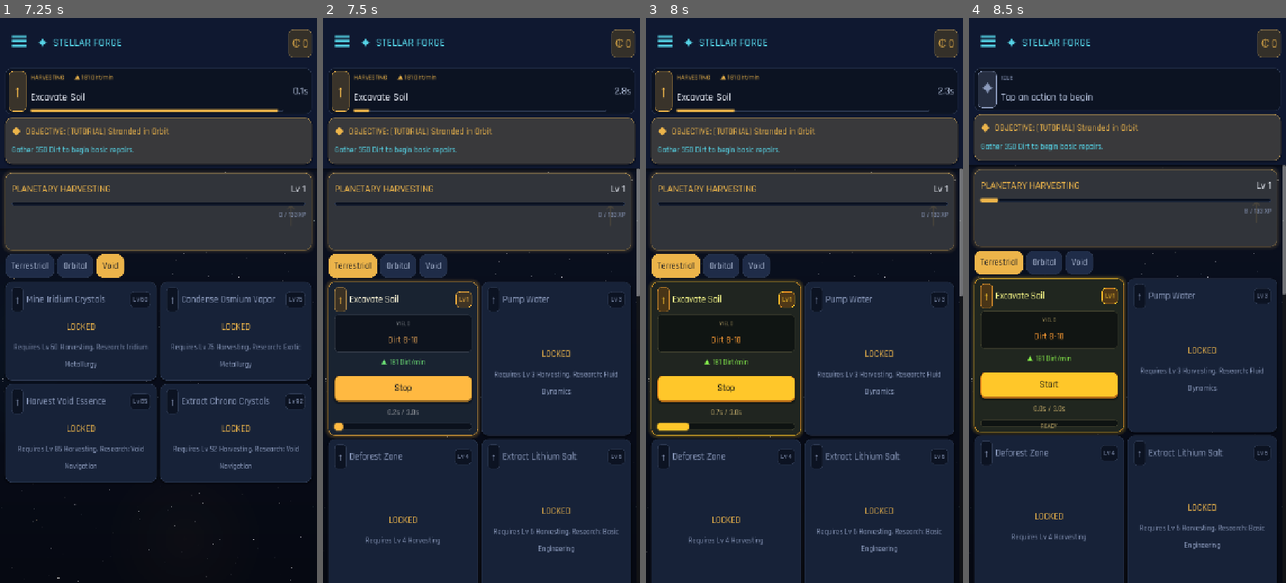
Above: before the commit, frames 1-4 (left to right).
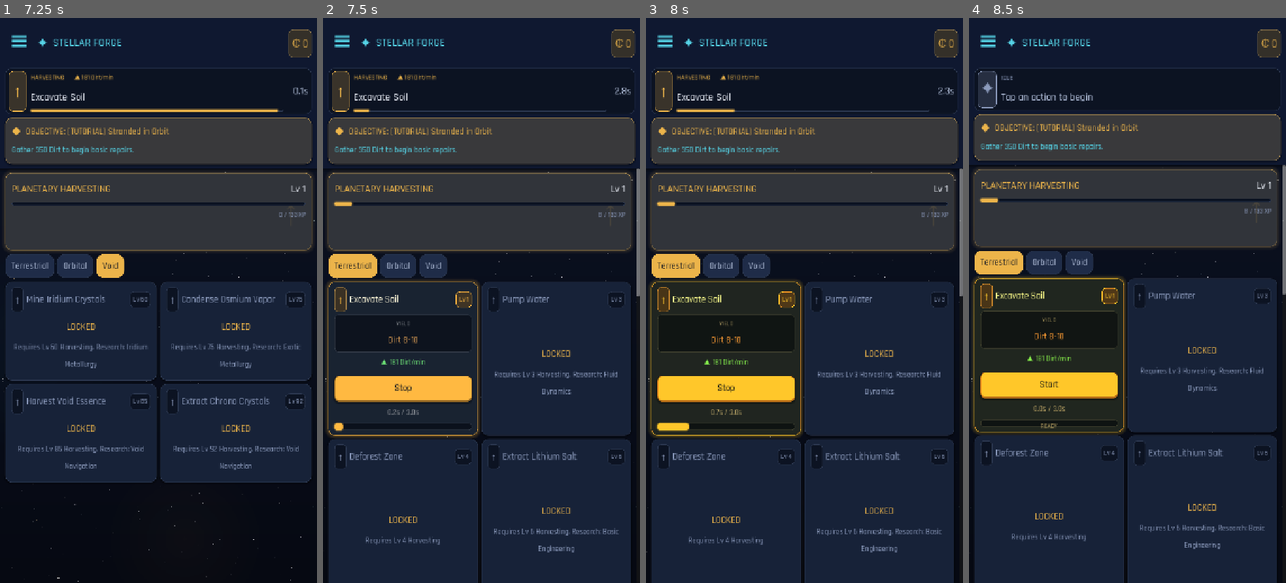
Above: after the commit, the same moments.

Repository: trakyalilter/TestMobileGame
Game: Godot game, scene res://scenes/main.tscn
Same seed, same stepped clock (60 frames per second), same inputs: the game is played once before the commit and once after it.
Inputs (mouse positions are in pixels of both pictures, inside the frame that each line leads up to):
- Up to frame 1 (7.25 s): click "☰" at 0.5 s; click "☰" at 1.25 s; click "✕" at 2 s; click "☰" at 2.75 s; click (120, 80) at 3.52 s; click "Start" at 4.25 s; click "Terrestrial" at 5 s; click "Orbital" at 5.75 s; click "Void" at 6.5 s
- Up to frame 2 (7.5 s): click "Terrestrial" at 7.25 s
- Up to frame 3 (8 s): no input
- Up to frame 4 (8.5 s): click "Stop" at 8 s

Frame 1 is identical in both runs. In frame 2, less than 0.1% of the frame differs, in the area x 3-95%, y 32-36%; in frame 3, less than 0.1%; in frame 4, nothing differs.

Commit message:
Advance the skill XP bar live (regression from the flicker fix)
The per-completion page rebuild used to redraw the skill XP banner each
loop; suppressing that rebuild left the XP bar/labels frozen until a
page switch. The action progress bars already update in _process, but
the skill banner's bar wasn't tracked. Capture its bar + XP/level labels
and refresh them every frame in _process (recomputing level so it
self-corrects across level-ups). Verified: XP bar climbs 0%->12% and the
label ticks 0->16 XP with no navigation.

https://claude.ai/code/session_01GUAm67mj5mAEoyJTAWupry

Diff:
--- a/scripts/ui/main.gd
+++ b/scripts/ui/main.gd
@@ -115,6 +115,10 @@
 var _banner_bar: ProgressBar
 var _active_bar: ProgressBar = null
 var _active_timer: Label = null
+var _skill_bar: ProgressBar = null      # skill XP bar in the page banner — updated live
+var _skill_xp_label: Label = null
+var _skill_lv_label: Label = null
+var _skill_banner_id := ""
 var _combat_hp_bar: ProgressBar = null
 var _combat_hp_label: Label = null
 var _enemy_hp_bar: ProgressBar = null
@@ -431,6 +435,19 @@
 				_banner_bar.value = pct
 			if is_instance_valid(_banner_time):
 				_banner_time.text = "%.1fs" % maxf(0.0, dur - GameState.progress)
+	# Skill XP banner advances live too (it's only built on a structural refresh,
+	# which no longer fires every loop completion).
+	if _skill_banner_id != "" and is_instance_valid(_skill_bar):
+		var sk := _skill_banner_id
+		var lvl := GameState.level_of(sk)
+		var cur := int(GameState.skills.get(sk, 0))
+		var base := GameState.xp_for_level(lvl)
+		var nxt := GameState.xp_for_level(lvl + 1)
+		_skill_bar.value = 100.0 if nxt <= base else float(cur - base) / float(nxt - base) * 100.0
+		if is_instance_valid(_skill_xp_label):
+			_skill_xp_label.text = "%s / %s XP" % [GameData.fmt(cur - base), GameData.fmt(nxt - base)]
+		if is_instance_valid(_skill_lv_label):
+			_skill_lv_label.text = "Lv %d" % lvl
 	if is_instance_valid(_combat_hp_bar):
 		var mx := GameState.combat_max_hp()
 		_combat_hp_bar.max_value = mx
@@ -905,6 +922,10 @@
 func _refresh_current() -> void:
 	_active_bar = null
 	_active_timer = null
+	_skill_bar = null
+	_skill_xp_label = null
+	_skill_lv_label = null
+	_skill_banner_id = ""
 	_combat_hp_bar = null
 	_combat_hp_label = null
 	_enemy_hp_bar = null
@@ -3552,6 +3573,12 @@
 	xpl.add_theme_color_override("font_color", Color.html(C_MUTED))
 	box.add_child(xpl)
 	v.add_child(panel)
+	# Keep handles so _process can advance the XP bar/labels live (the page is
+	# no longer rebuilt on every loop completion).
+	_skill_bar = bar
+	_skill_xp_label = xpl
+	_skill_lv_label = lv
+	_skill_banner_id = skill_id
 
 func _section(v: VBoxContainer, text: String, accent: String) -> void:
 	if text == "":
